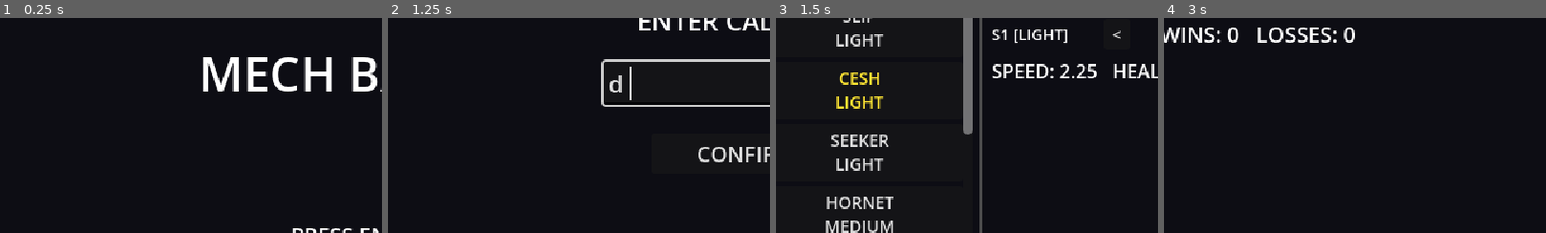
Above: before the commit, frames 1-4 (left to right).
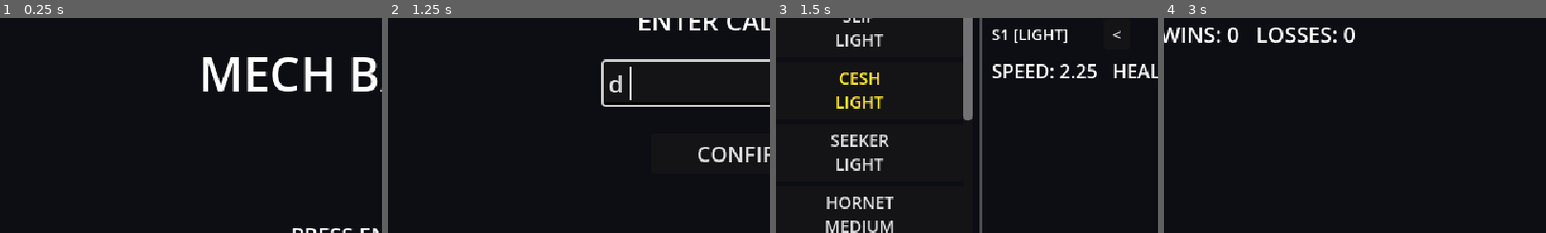
Above: after the commit, the same moments.

Repository: jonathandaley/Hardpoint
Game: Godot game, scene res://scenes/ui/TitleScreen.tscn
Two runs of this game, one before a commit and one after it. Both use one fixed random seed, a clock stepped at 60 frames per second and the inputs below.
Inputs (mouse positions are % of the whole screen's width and height, from its top left):
- Up to frame 1 (0.25 s): no input
- Up to frame 2 (1.25 s): tap Enter at 0.5 s; move the mouse to (72, 45) at 0.52 s; hold D (move_right) from 0.53 s (still down); tap Space (ability_1) at 0.6 s
- Up to frame 3 (1.5 s): release D (move_right) at 1.25 s; click "CONFIRM" at 1.25 s
- Up to frame 4 (3 s): click "MECH" at 2 s; click "PILOT" at 2.75 s
The pictures show only the part of the screen within x 3-53%, y 29-79%; the shares and areas given below are measured in that part.

Frames 1-2 are identical in both runs. In frame 3, 0.2% of the frame differs, in the area x 49-52%, y 45-55%; in frame 4, nothing differs.

Commit message:
Re-add Kestrel to hangar roster (energy shield mech for Ph6 visual)
Co-Authored-By: Claude Sonnet 4.6 <noreply@anthropic.com>

Diff:
--- a/scripts/Hangar.gd
+++ b/scripts/Hangar.gd
@@ -9,6 +9,7 @@
 	"res://resources/mechs/Hornet.tres",
 	"res://resources/mechs/Hippogriff.tres",
 	"res://resources/mechs/Pegasus.tres",
+	"res://resources/mechs/Kestrel.tres",
 	"res://resources/mechs/Everest.tres",
 	"res://resources/mechs/Vesuvius.tres",
 ]
